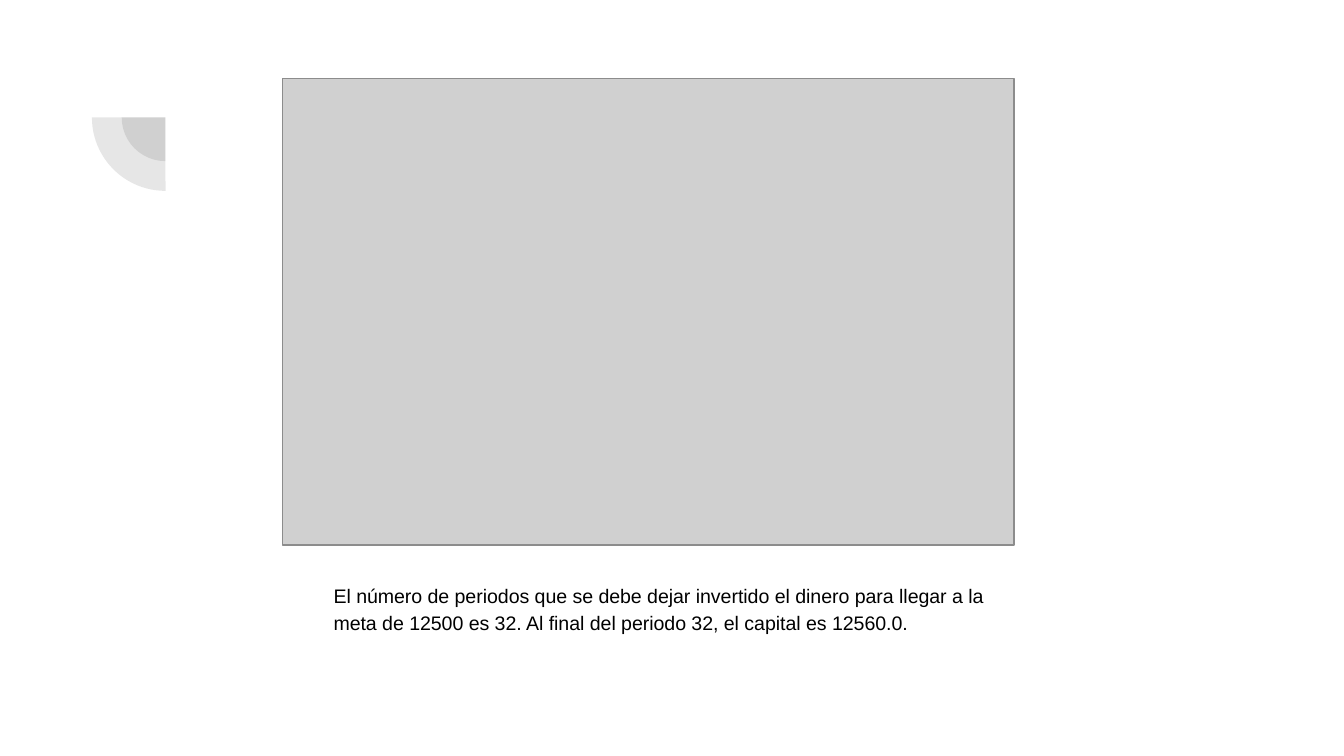
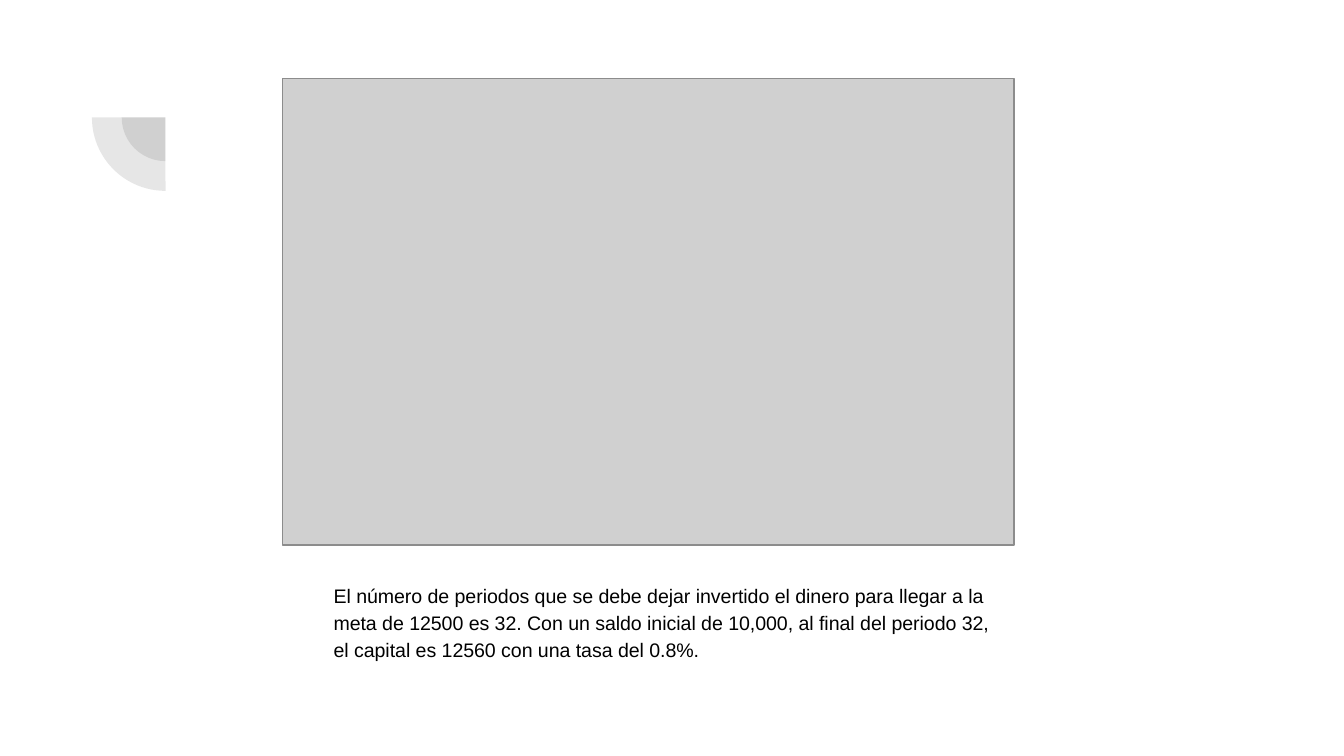
Before and after one commit to sbriones97/proyecto_modulo3, a slide deck: slide 7 of Proyecto_Modulo3.pptx. Drawn at 1344x756 pixels with LibreOffice and Linux fonts; fonts in the diff are those of the drawing; grey boxes stand for pictures. Boxes give left, top, right and bottom in pixels: in the first picture for what was removed or moved away, otherwise in the second. Text is boxed around its words. In the diff, an @@ line names an element or a change of style, - is before the commit and + after.

```diff
--- a/Proyecto_Modulo3.pptx
+++ b/Proyecto_Modulo3.pptx
@@ text at <box>334,588,989,661</box>: text changed @@
-El número de periodos que se debe dejar invertido el dinero para llegar a la meta de 12500 es 32. Al final del periodo 32, el capital es 12560.0.
+El número de periodos que se debe dejar invertido el dinero para llegar a la meta de 12500 es 32. Con un saldo inicial de 10,000, al final del periodo 32, el capital es 12560 con una tasa del 0.8%.
```
Also in this commit, not shown: 3 other slides changed, 1 slide added, 1 slide removed, 1 other file.
